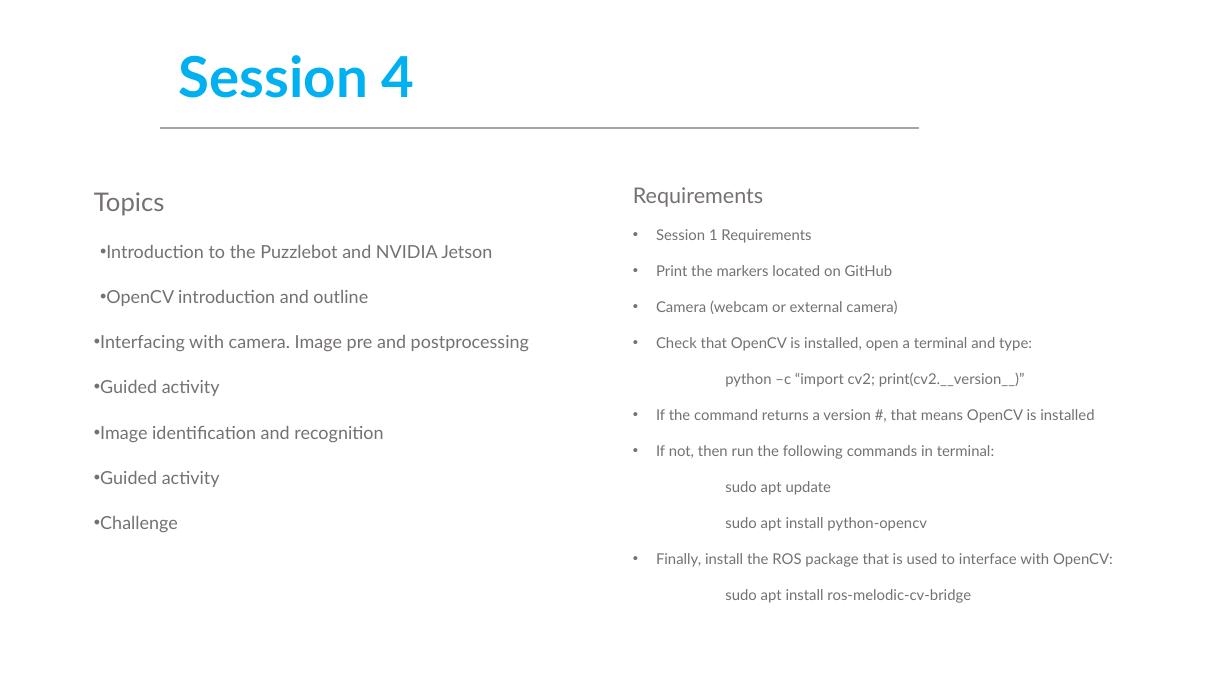
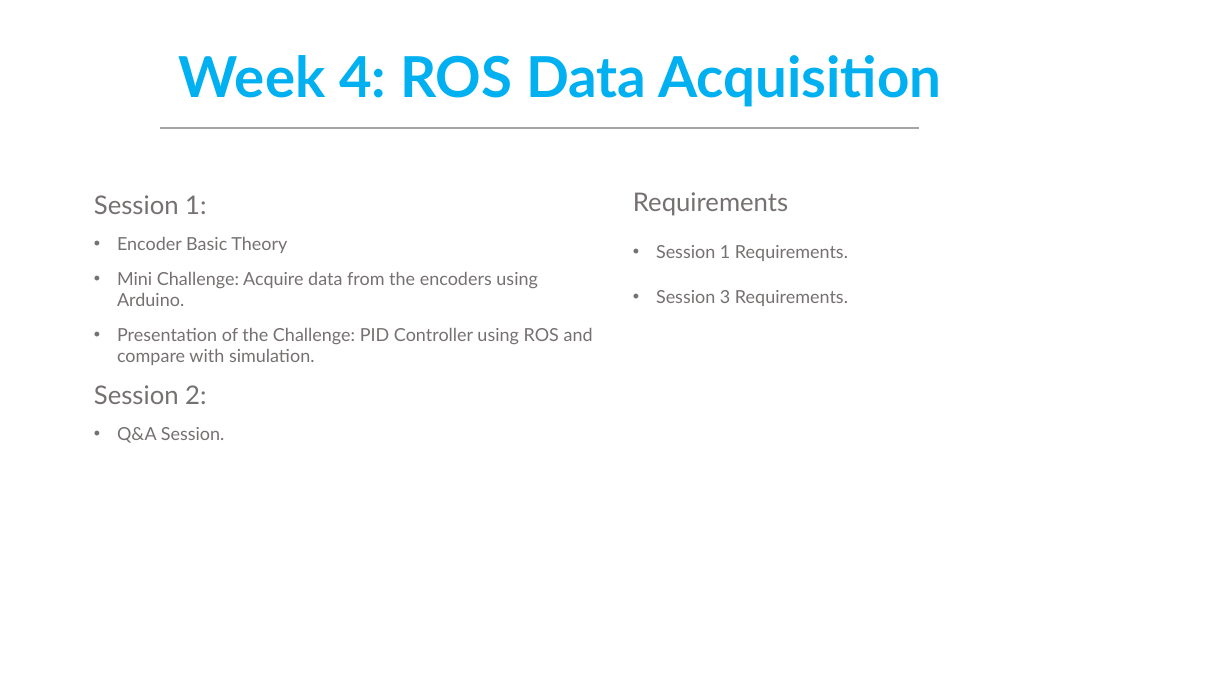
Before and after one commit to ManchesterRoboticsLtd/TE3001B_Robotics_Foundation, a slide deck: slide 8 of MCR2_General_Information_Prerequisites.pptx. Drawn at 1232x693 pixels with LibreOffice and Linux fonts; fonts in the diff are those of the drawing; background and template pictures are left out. Boxes give left, top, right and bottom in pixels: in the first picture for what was removed or moved away, otherwise in the second. Text is boxed around its words. In the diff, an @@ line names an element or a change of style, - is before the commit and + after.

Commit message:
General requirements ppt

```diff
--- a/MCR2_General_Information_Prerequisites.pptx
+++ b/MCR2_General_Information_Prerequisites.pptx
@@ title at [179, 55, 941, 107]: text changed @@
-Session 4
+Week 4: ROS Data Acquisition
@@ text at [94, 195, 593, 443]: text changed @@
-Topics
-• Introduction to the Puzzlebot and NVIDIA Jetson
-• OpenCV introduction and outline
-• Interfacing with camera. Image pre and postprocessing
-• Guided activity
-• Image identification and recognition
-• Guided activity
-• Challenge
+Session 1:
+• Encoder Basic Theory
+• Mini Challenge: Acquire data from the encoders using Arduino.
+• Presentation of the Challenge: PID Controller using ROS and compare with simulation.
+Session 2:
+• Q&A Session.
@@ text at [633, 192, 788, 216]: size 16.8 to 20 pt in "Requirements"; line spacing 0.7 to 0.9 @@
@@ text at [656, 245, 848, 306]: text changed; size 11.6 to 14 pt @@
-• Session 1 Requirements
-• Print the markers located on GitHub
-• Camera (webcam or external camera)
-• Check that OpenCV is installed, open a terminal and type:
-python –c “import cv2; print(cv2.__version__)”
-• If the command returns a version #, that means OpenCV is installed
-• If not, then run the following commands in terminal:
-sudo apt update
-sudo apt install python-opencv
-• Finally, install the ROS package that is used to interface with OpenCV:
-sudo apt install ros-melodic-cv-bridge
+• Session 1 Requirements.
+• Session 3 Requirements.
```
Also in this commit, not shown: 7 other slides changed, 1 slide added, 2 slides removed, 1 other file.
